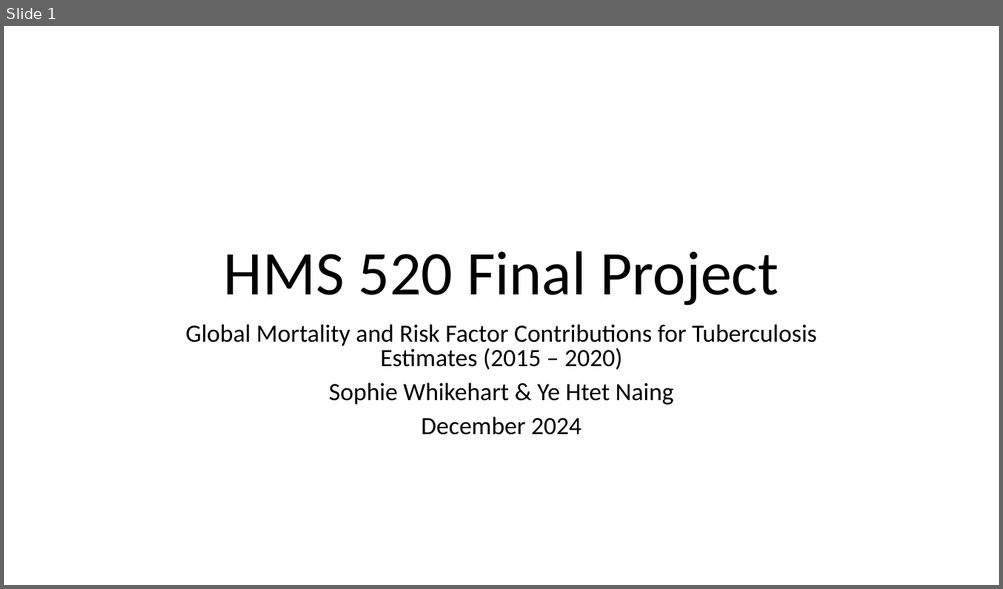
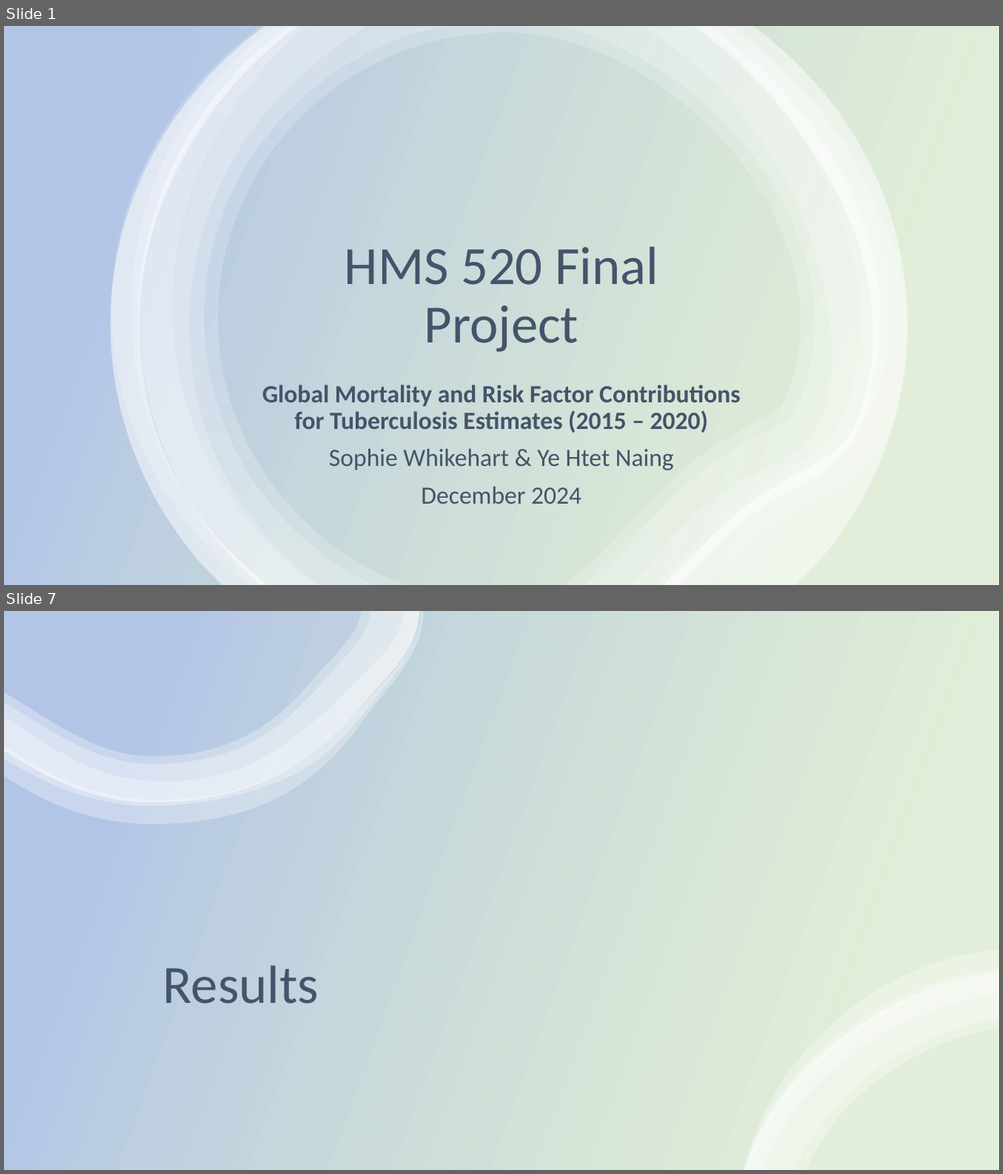
Before and after one commit to smwhikeh/HMS_520_Final_Project_TB, a slide deck: HMS_520_Final_Presentation_Whikehart_Naing.pptx. Shown one above the other, each under a label of ours: slide 1 before the commit, slides 1 and 7 after it; the slides between them are not shown. The pictures are 1003x589 and 1003x1174 pixels, drawn with LibreOffice and Linux fonts; fonts in the diff are those of the drawing. Boxes give left, top, right and bottom in pixels: in the first picture for what was removed or moved away, otherwise in the second. Text is boxed around its words. In the diff, an @@ line names an element or a change of style, - is before the commit and + after.

```diff
--- a/HMS_520_Final_Presentation_Whikehart_Naing.pptx
+++ b/HMS_520_Final_Presentation_Whikehart_Naing.pptx
@@ slide 7 added at (4,611,999,1170), background #FFFFFF @@
@@ rectangle added at (4,611,999,1170), fill #FFFFFF @@
@@ rectangle added at (4,611,999,1170), fill gradient #70AD47 to #4472C4 @@
@@ group added at (4,611,424,824): 4 freeform shapes @@
@@ title added at (163,965,318,1004), 52 pt, text #44546A @@
+Results
@@ group added at (743,949,999,1170): 4 freeform shapes @@
@@ slide 1 changed as well @@
@@ rectangle added at (4,26,999,585), fill gradient #70AD47 to #4472C4 @@
@@ group added at (111,26,908,585): 6 freeform shapes @@
@@ title "HMS 520 Final Project": place and size @@
-title "HMS 520 Final Project" at (224,251,778,306)
+title "HMS 520 Final Project" at (344,247,658,352)
@@ title "HMS 520 Final Project" at (344,247,658,352): size 60 to 52 pt, text colour #000000 to #44546A @@
@@ subtitle "Global Mortality and Risk Factor ...": place and size @@
-subtitle "Global Mortality and Risk Factor ..." at (185,324,817,435)
+subtitle "Global Mortality and Risk Factor ..." at (262,385,740,504)
@@ subtitle "Global Mortality and Risk Factor ..." at (262,385,740,504): text colour #000000 to #44546A; bold on in "Global Mortality and Risk Factor Contributions for ..."; line spacing 0.8 to 0.9 @@
```
Also in this commit, not shown: 12 other slides added, 7 slides removed, 4 other files.
